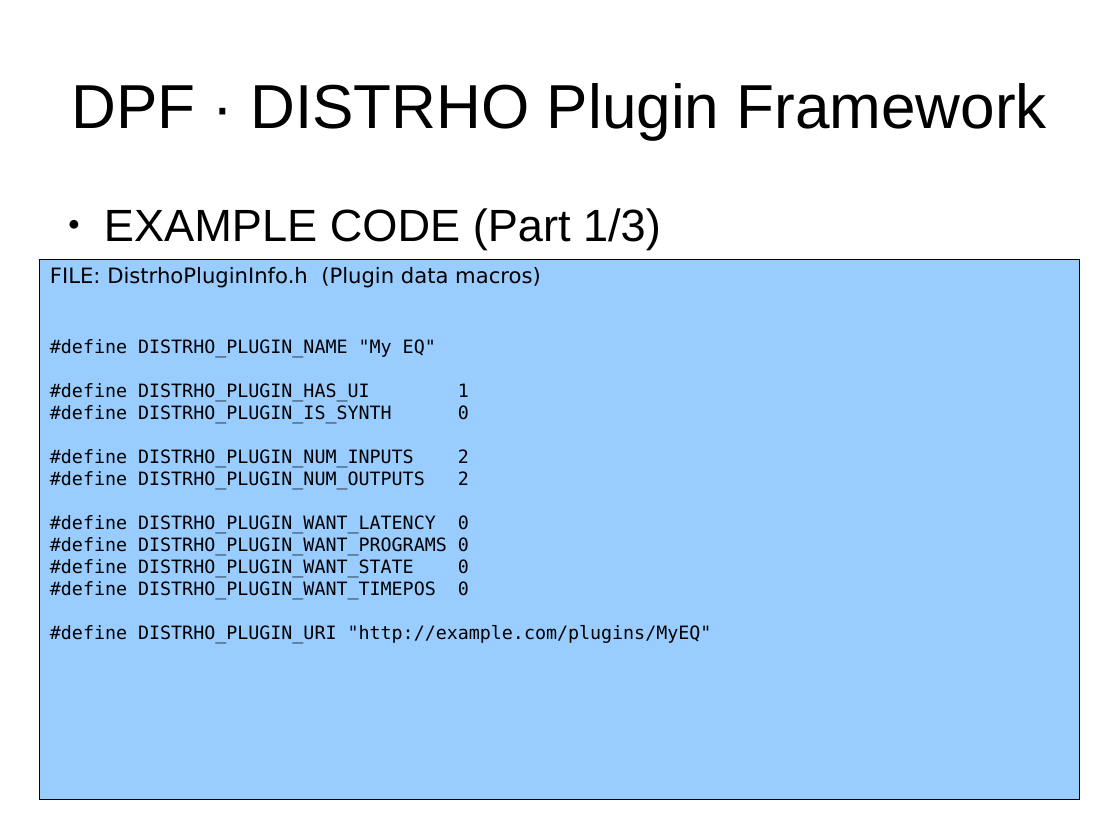
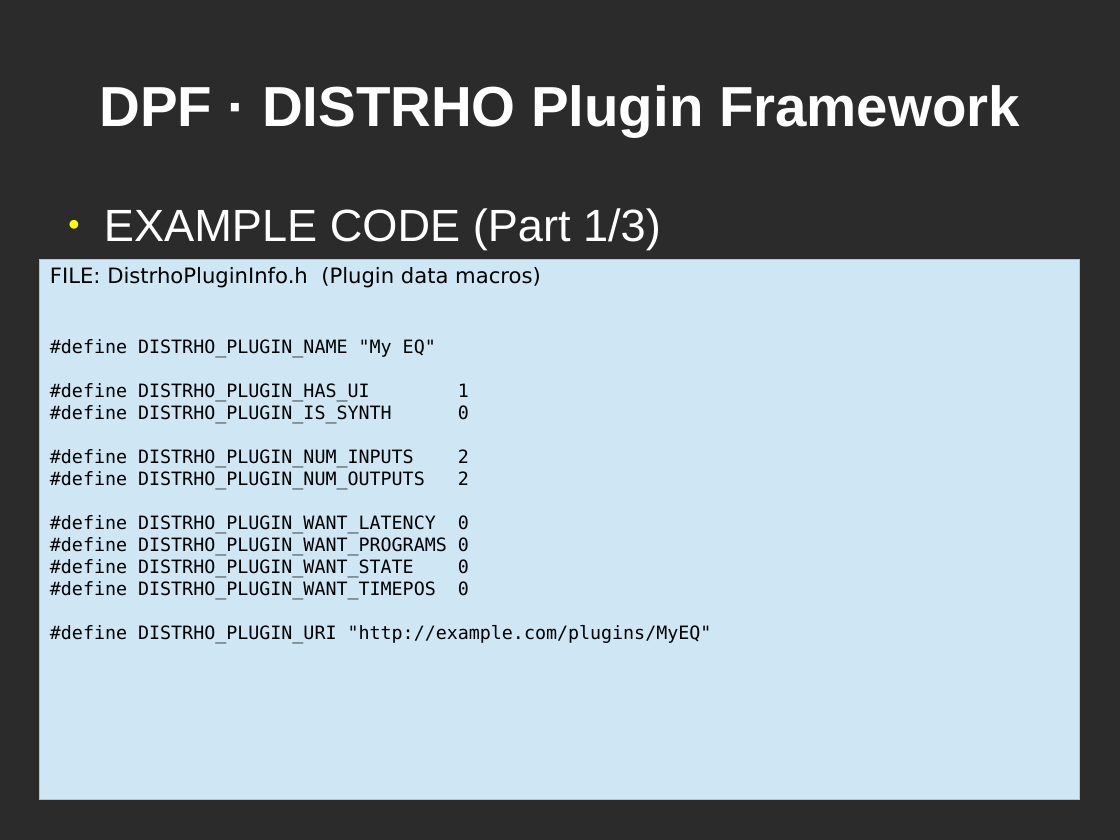
Before and after one commit to DISTRHO/DPF, a slide deck: slide 7 of lac/2014-small-talk.odp. Drawn at 1120x840 pixels with LibreOffice and Linux fonts; fonts in the diff are those of the drawing; background and template pictures are left out; a plain dark background stands for a picture behind light text. Boxes give left, top, right and bottom in pixels: in the first picture for what was removed or moved away, otherwise in the second. Text is boxed around its words. In the diff, an @@ line names an element or a change of style, - is before the commit and + after.

```diff
--- a/lac/2014-small-talk.odp
+++ b/lac/2014-small-talk.odp
@@ background #FFFFFF to picture (left out) @@
@@ title "DPF · DISTRHO Plugin Framework" at (99,85,1020,136): size 44 to 40 pt, text colour #000000 to #FFFFFF, bold on @@
@@ text "EXAMPLE CODE (Part 1/3)" at (104,208,661,250): text colour #000000 to #FFFFFF; bullet colour #000000 to #FFFF00 @@
@@ rectangle "FILE: DistrhoPluginInfo.h (Plugin data macros)" at (40,260,1080,800): fill #99CCFF to #CFE7F5; outline #000000 0 pt to #C0C0C0 0 pt @@
```
Also in this commit, not shown: 8 other slides changed, 1 slide added, 2 other files.
